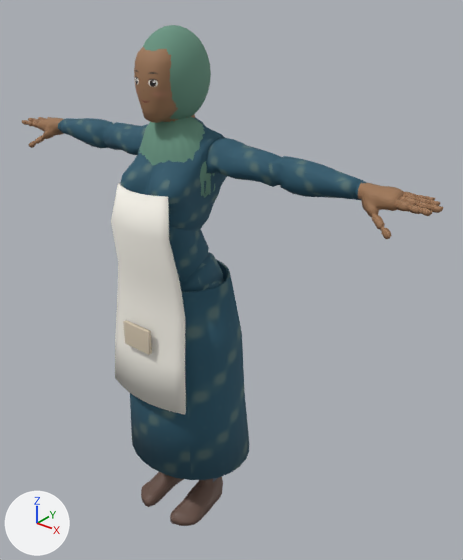
Before and after pictures for a commit that changed the glTF model godot/assets/models/char_art_hijab.glb.
Rendered twice from a camera (50 mm lens) standing at (1.437, -1.505, 1.997) and looking at (0.124, 0.136, 0.979). The axes (+X, +Y, +Z) are drawn at lower left. The lights are the same throughout. The first picture is the older version. Where no turn or scale is listed for an object, it has been applied to the vertices. Vertices at exactly the same position are counted once.

Objects in the first picture: 'ApronPocket', 'ArtApron', 'DasterSkirt', 'HijabDrape', 'HijabHood', 'Mannequin_F'.
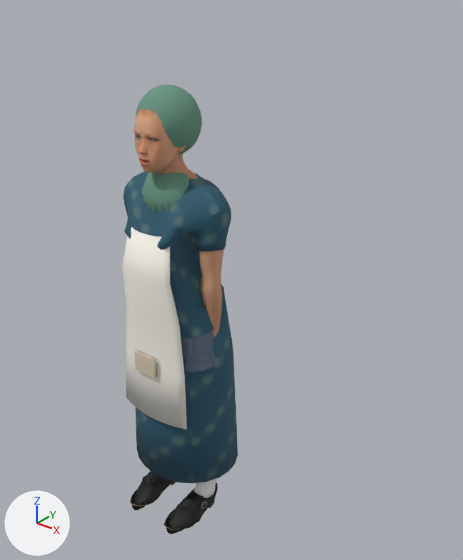
Where the newer file only moved an object's origin or applied its transform, the numbers keep the older frame.

What differs and where, as boxes [x1, y1, x2, y2] in the pictures (463 x 560 px):
'Mannequin_F', deleted: before [22, 47, 443, 526]
    faces in mat_shirt_batik: [57, 117, 366, 292]
    faces in mat_skin (brown #9e7655): [22, 115, 443, 239]
    faces in mat_faceskin (picture img_face_char_art_hijab): [134, 47, 178, 123]
    faces in mat_shoes (brown #695045): [141, 472, 223, 526]
'mh_1000_mocap', added (blue): after [123, 109, 231, 534]
    faces in mat_shirt_batik: [123, 171, 231, 338]
    faces in mat_human_body (picture img_image_0): [134, 109, 224, 337]
    faces in mat_human_mindfront_shoes_monk_strap_female: [130, 471, 218, 534]
    faces in mat_pants (greyish blue #616f81): [181, 331, 219, 372]
'DasterSkirt', reshaped, rescaled (13% narrower, 10% shorter): before [130, 259, 249, 480]; after [135, 284, 238, 483]
'ArtApron', reshaped, rescaled (13% narrower, 12% shorter): before [111, 183, 186, 414]; after [122, 227, 187, 429]
'HijabHood', reshaped, rescaled: before [143, 25, 211, 119]; after [135, 85, 202, 154]
'HijabDrape', reshaped, rescaled: before [139, 116, 215, 198]; after [142, 172, 190, 213]
part 4 of me_sphere, deleted (green): before [143, 25, 211, 119]
part 5 of me_sphere, added (green): after [135, 85, 202, 154]

The change, as a diff of the scene's bpy script:
```diff
--- a/godot/assets/models/char_art_hijab.glb.py
+++ b/godot/assets/models/char_art_hijab.glb.py
@@ mat_human_mindfront_shoes_monk_strap_female @@
+mat_human_mindfront_shoes_monk_strap_female = bpy.data.materials.new('Human.mindfront_shoes_monk_strap_female')
+# uses the picture img_image_8
+# uses the picture img_image_9
@@ me_artapronmesh @@
-me_artapronmesh.from_pydata(...)  # 132 vertices, 260 faces; spans x -0.18..0.18, y -0.228..-0.152, z 0.599..1.37
+me_artapronmesh.from_pydata(...)  # 110 vertices, 216 faces; spans x -0.137..0.137, y -0.174..-0.119, z 0.44..1.066
+# me_artapronmesh part 1: 132 vertices removed from x -0.18..0.18, y -0.228..-0.152, z 0.599..1.37; 110 vertices added at x -0.137..0.137, y -0.174..-0.119, z 0.44..1.066
 me_artapronmesh.materials.append(mat_artapron)
@@ me_dasterskirtmesh @@
-me_dasterskirtmesh.from_pydata(...)  # 224 vertices, 448 faces; spans x -0.258..0.258, y -0.198..0.238, z 0.259..1.03
+me_dasterskirtmesh.from_pydata(...)  # 192 vertices, 384 faces; spans x -0.191..0.191, y -0.166..0.166, z 0.199..0.838
+# me_dasterskirtmesh part 2: 224 vertices removed from x -0.258..0.258, y -0.198..0.238, z 0.259..1.03; 192 vertices added at x -0.191..0.191, y -0.166..0.166, z 0.199..0.838
 me_dasterskirtmesh.materials.append(mat_dasterhijab_batik)
@@ me_cone @@
-me_cone.from_pydata(...)  # 146 vertices, 288 faces; spans x -0.144..0.144, y -0.106..0.116, z 1.269..1.611
+me_cone.from_pydata(...)  # 134 vertices, 264 faces; spans x -0.086..0.086, y -0.102..0.033, z 1.075..1.248
+# me_cone part 3: 146 vertices removed from x -0.144..0.144, y -0.106..0.116, z 1.269..1.611; 134 vertices added at x -0.086..0.086, y -0.102..0.033, z 1.075..1.248
 me_cone.materials.append(mat_hijabbergo)
@@ me_sphere @@
-me_sphere.from_pydata(...)  # 392 vertices, 780 faces; spans x -0.104..0.104, y -0.118..0.131, z 1.557..1.844
+me_sphere.from_pydata(...)  # 288 vertices, 572 faces; spans x -0.09..0.09, y -0.115..0.069, z 1.263..1.456
+# me_sphere part 4: 392 vertices removed from x -0.104..0.104, y -0.118..0.131, z 1.557..1.844
+# me_sphere part 5: 288 vertices added at x -0.09..0.09, y -0.115..0.069, z 1.263..1.456
 me_sphere.materials.append(mat_hijabbergo)
@@ ob_artapron @@
 ob_artapron.location = (0.0, 0.0, 0.0)
+ob_artapron.scale = (1.15, 1.15, 1.15)
@@ ob_dasterskirt @@
 ob_dasterskirt.location = (0.0, 0.0, 0.0)
+ob_dasterskirt.scale = (1.15, 1.15, 1.15)
@@ ob_hijabdrape @@
 ob_hijabdrape.location = (0.0, 0.0, 0.0)
+ob_hijabdrape.scale = (1.15, 1.15, 1.15)
@@ ob_hijabhood @@
 ob_hijabhood.location = (0.0, 0.0, 0.0)
+ob_hijabhood.scale = (1.15, 1.15, 1.15)
@@ ob_mannequin_f @@
-ob_mannequin_f = bpy.data.objects.new('Mannequin_F', me_mannequin_001)
@@ ob_mh_1000_mocap @@
+ob_mh_1000_mocap = bpy.data.objects.new('mh_1000_mocap', me_mh_1000_mocap_mesh)  # 8842 vertices, 15170 faces; spans x -0.22..0.22, y -0.23..0.11, z 0.0..1.64; in mat_human_body (picture img_image_0), mat_iris (picture img_image_7), mat_pants (greyish blue #616f81)
+ob_mh_1000_mocap.location = (0.0, 0.0, 0.0)
```
